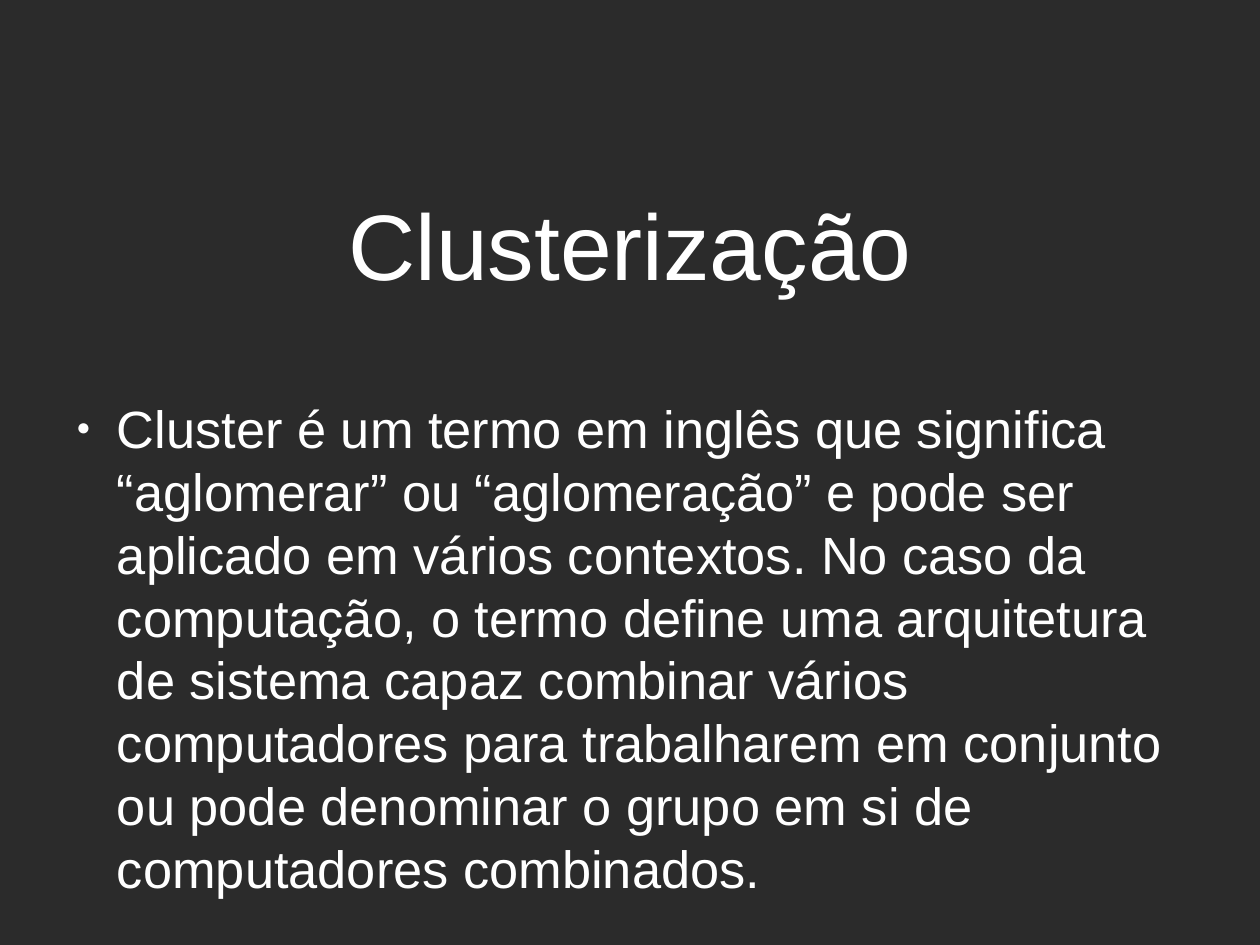
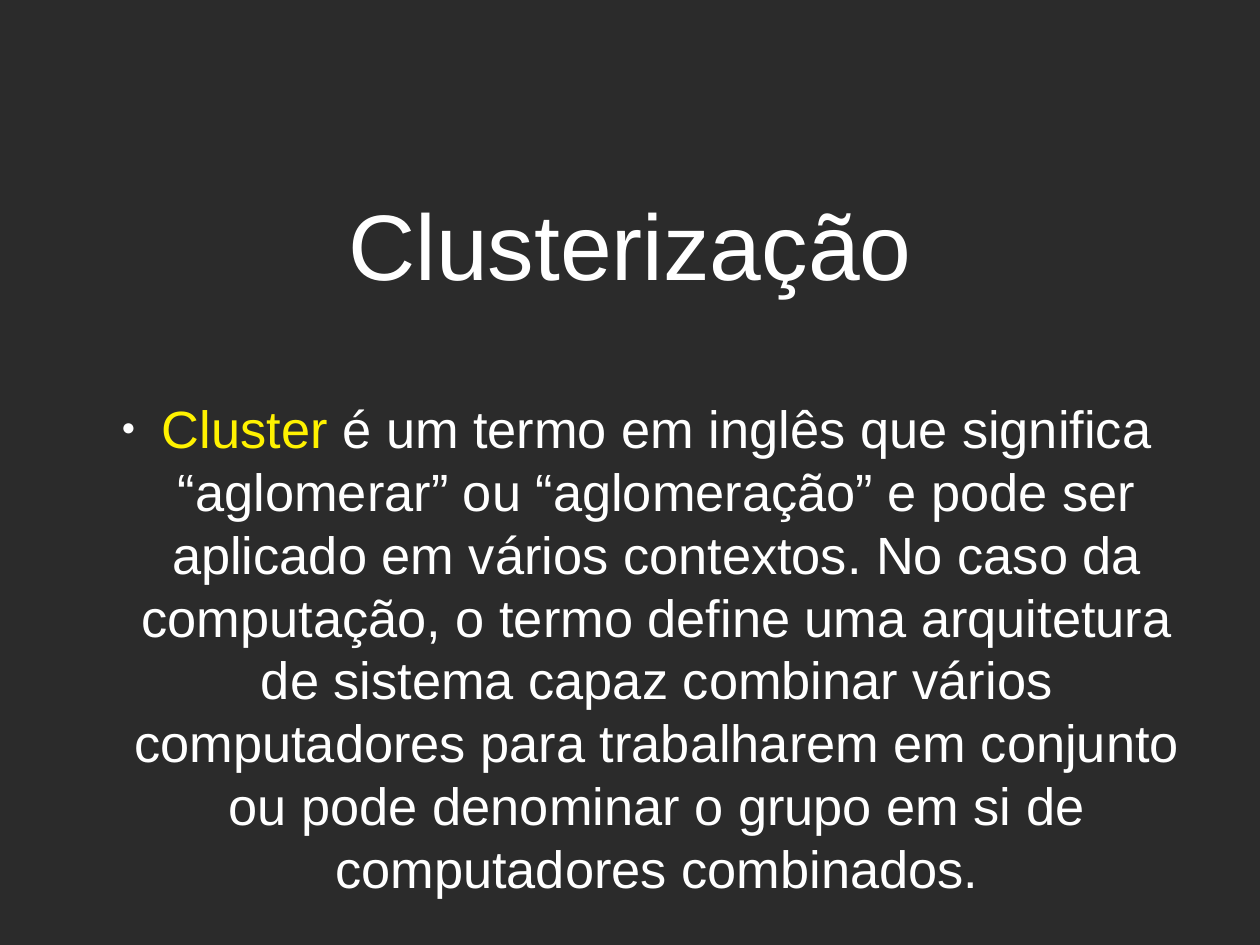
Before and after one commit to matholiveira91/3poticon, a slide deck: slide 4 of proxmoxve.odp. Drawn at 1260x945 pixels with LibreOffice and Linux fonts; fonts in the diff are those of the drawing; background and template pictures are left out; a plain dark background stands for a picture behind light text. Boxes give left, top, right and bottom in pixels: in the first picture for what was removed or moved away, otherwise in the second. Text is boxed around its words. In the diff, an @@ line names an element or a change of style, - is before the commit and + after.

```diff
--- a/proxmoxve.odp
+++ b/proxmoxve.odp
@@ text "Cluster é um termo em ..." at bbox=[134, 409, 1179, 835]: text colour #FFFFFF to #FFF200 in "Cluster"; alignment left to centre @@
```
Also in this commit, not shown: 7 other slides changed, 2 slides added, 1 slide removed, 3 other files.
